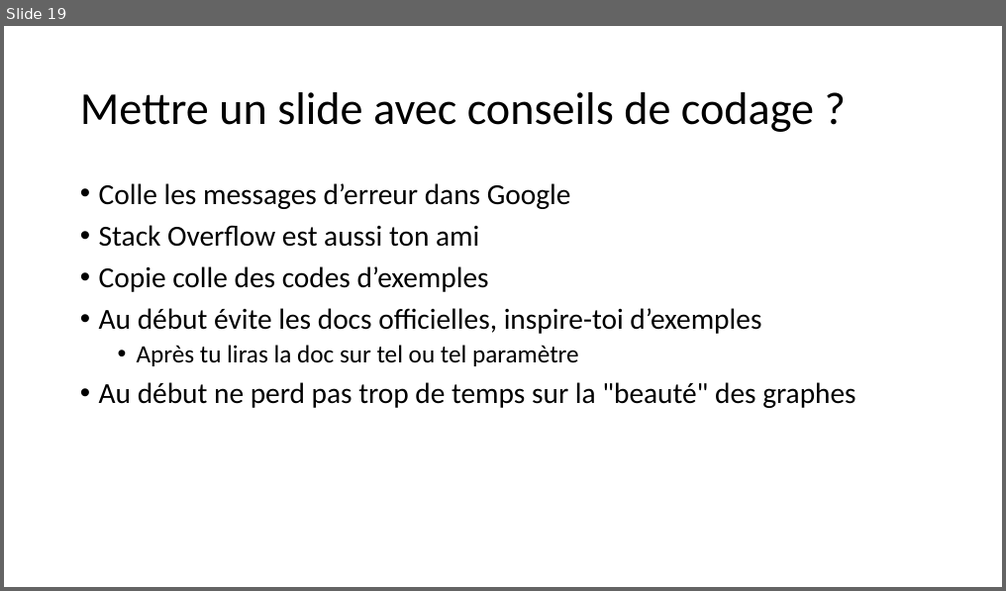
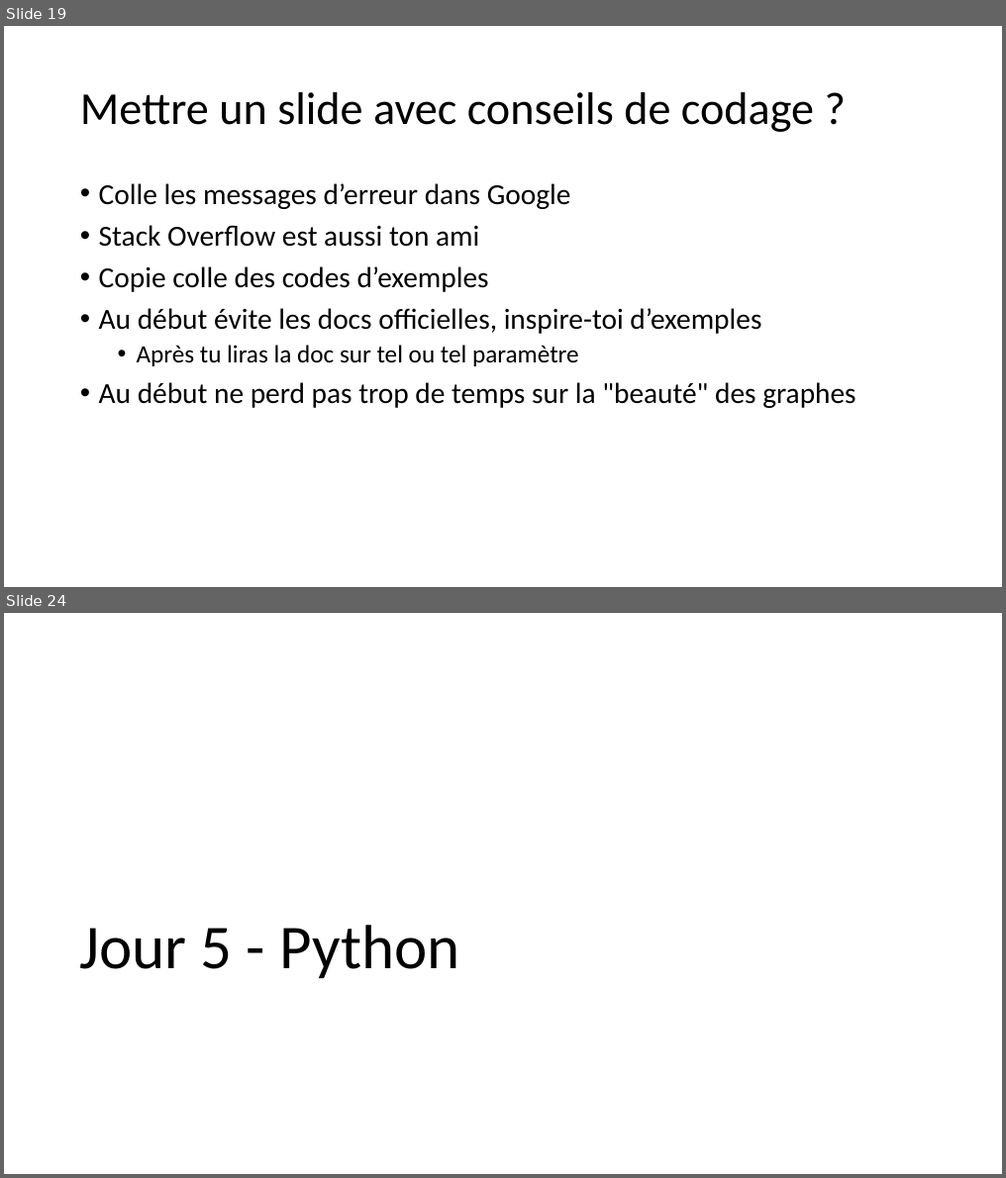
Before and after one commit to 40tude/Data_Essentials_Stage_Oct_2023, a slide deck: notes_de_stage.pptx. Shown one above the other, each under a label of ours: slide 19 before the commit, slides 19 and 24 after it; the slides between them are not shown. The pictures are 1006x591 and 1006x1178 pixels, drawn with LibreOffice and Linux fonts; fonts in the diff are those of the drawing. Boxes give left, top, right and bottom in pixels: in the first picture for what was removed or moved away, otherwise in the second. Text is boxed around its words. In the diff, an @@ line names an element or a change of style, - is before the commit and + after.

```diff
--- a/notes_de_stage.pptx
+++ b/notes_de_stage.pptx
@@ slide 24 added at <box>4,613,1002,1174</box>, background #FFFFFF @@
@@ title added at <box>79,925,459,978</box>, 60 pt, text #000000 @@
+Jour 5 - Python
```
Also in this commit, not shown: 14 slides changed, 3 other slides added, 1 other file.
